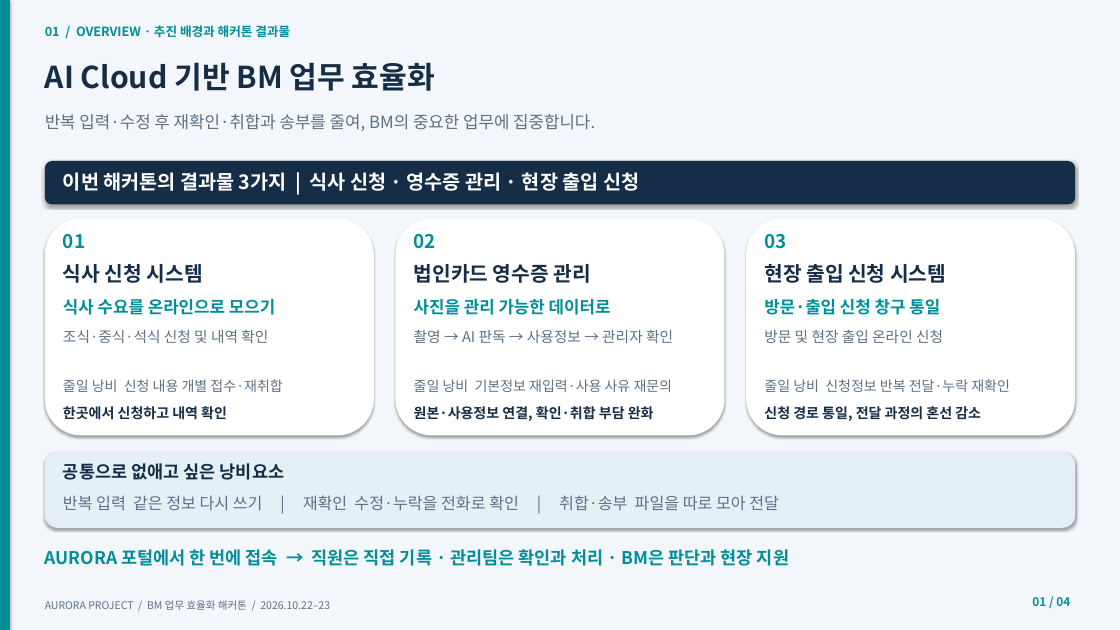
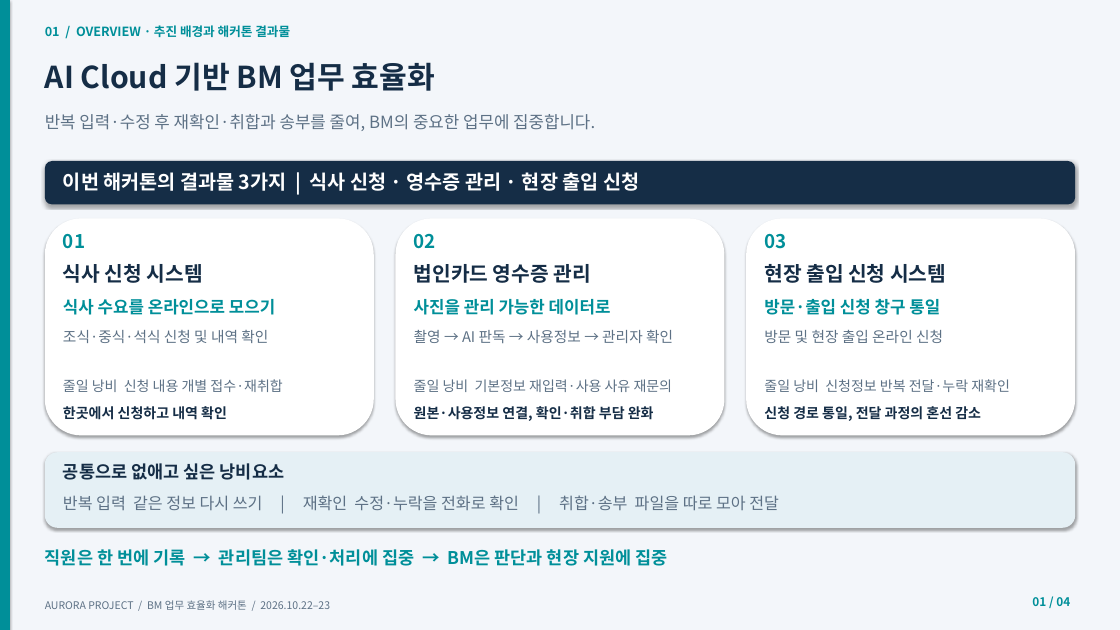
Before and after one commit to sskim4912/aurora_portal, a slide deck: slide 1 of presentation/BM_Workshop_01-04_v2.pptx. Drawn at 1120x630 pixels with LibreOffice and Linux fonts; fonts in the diff are those of the drawing. Boxes give left, top, right and bottom in pixels: in the first picture for what was removed or moved away, otherwise in the second. Text is boxed around its words. In the diff, an @@ line names an element or a change of style, - is before the commit and + after.

```diff
--- a/presentation/BM_Workshop_01-04_v2.pptx
+++ b/presentation/BM_Workshop_01-04_v2.pptx
@@ text at bbox=[45, 549, 667, 566]: text changed @@
-AURORA 포털에서 한 번에 접속 → 직원은 직접 기록 · 관리팀은 확인과 처리 · BM은 판단과 현장 지원
+직원은 한 번에 기록 → 관리팀은 확인·처리에 집중 → BM은 판단과 현장 지원에 집중
```
Also in this commit, not shown: 4 other files.
